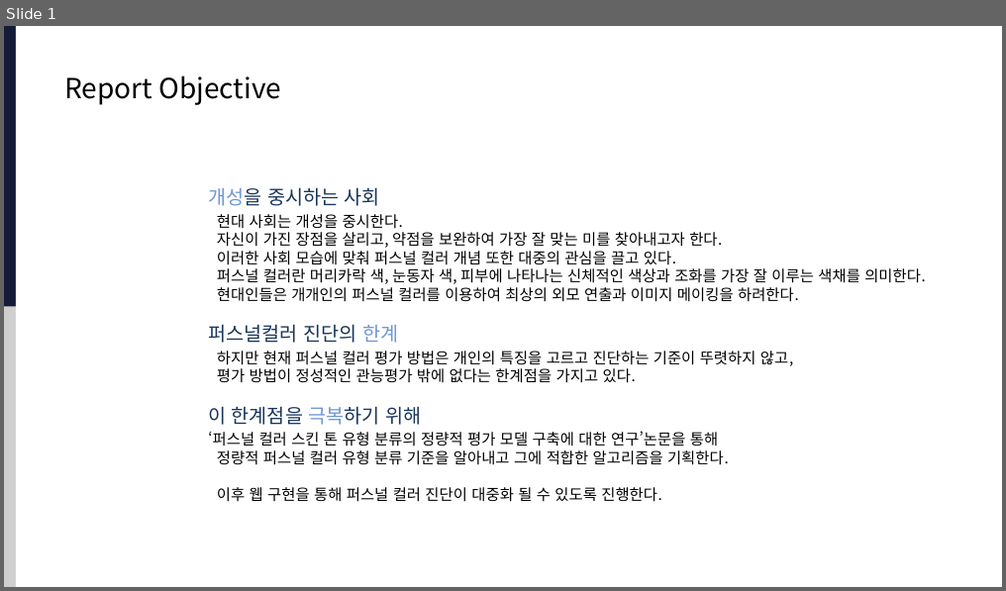
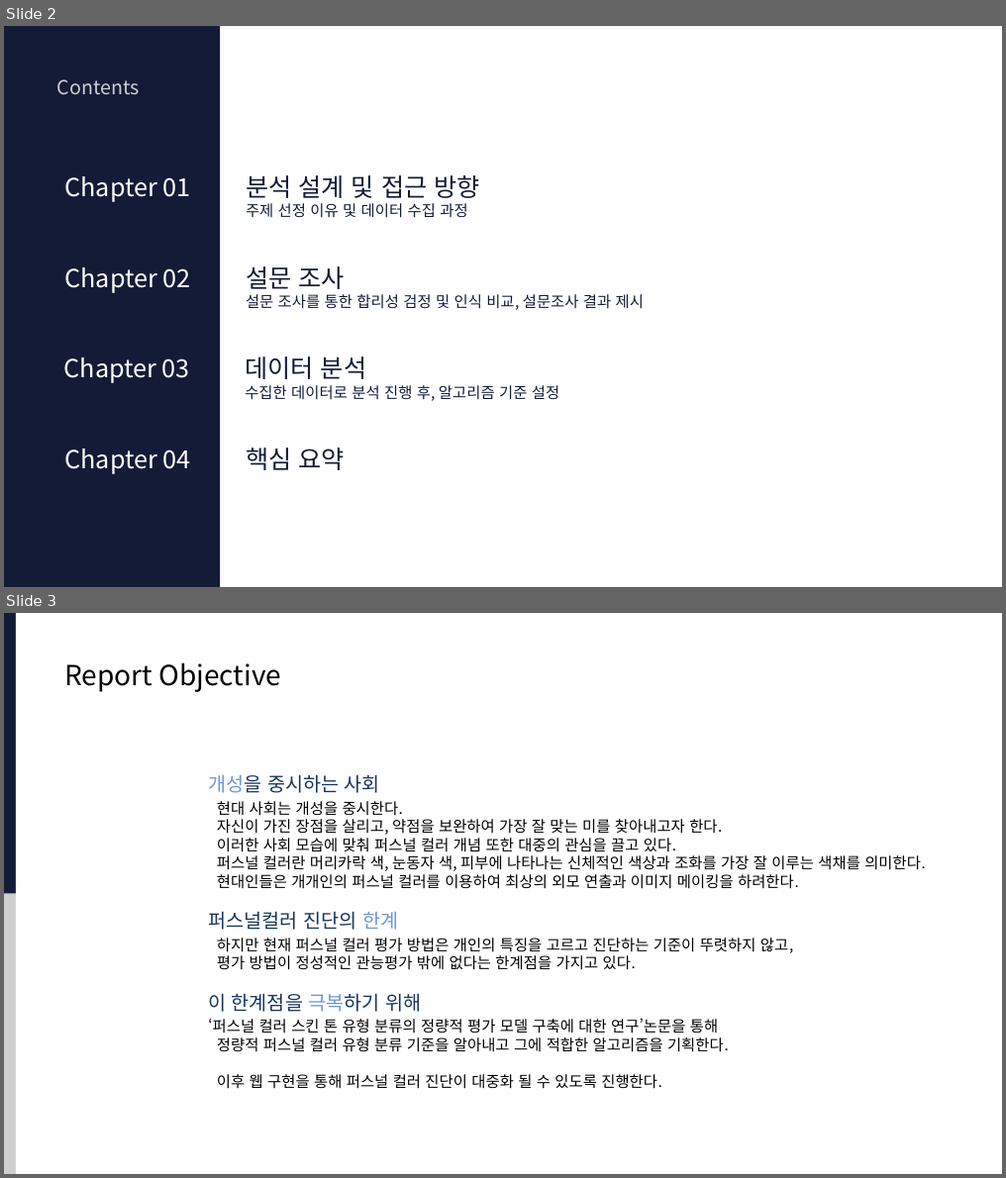
Before and after one commit to slmteruto/CAI, a slide deck: cys/PersonalColor Analysis Report.pptx. Shown one above the other, each under a label of ours: slide 1 before the commit, slides 2 and 3 after it. The pictures are 1006x591 and 1006x1178 pixels, drawn with LibreOffice and Linux fonts; fonts in the diff are those of the drawing. Boxes give left, top, right and bottom in pixels: in the first picture for what was removed or moved away, otherwise in the second. Text is boxed around its words. In the diff, an @@ line names an element or a change of style, - is before the commit and + after.

```diff
--- a/cys/PersonalColor Analysis Report.pptx
+++ b/cys/PersonalColor Analysis Report.pptx
@@ slide 2 added at <box>4,26,1002,587</box>, background #FFFFFF @@
@@ rectangle added at <box>4,26,220,586</box>, fill #131B37 @@
@@ text added at <box>57,79,140,95</box>, 14 pt, text #CFCFCF @@
+Contents
@@ text added at <box>64,176,191,202</box>, 18 pt, text #FFFFFF @@
+Chapter 01
@@ text added at <box>246,175,480,218</box>, 11 pt, text #131B37 @@
+분석 설계 및 접근 방향
+주제 선정 이유 및 데이터 수집 과정
@@ text added at <box>64,268,191,293</box>, 18 pt, text #FFFFFF @@
+Chapter 02
@@ text added at <box>246,267,644,310</box>, 11 pt, text #131B37 @@
+설문 조사
+설문 조사를 통한 합리성 검정 및 인식 비교, 설문조사 결과 제시
@@ text added at <box>64,358,190,383</box>, 18 pt, text #FFFFFF @@
+Chapter 03
@@ text added at <box>245,357,559,401</box>, 11 pt, text #131B37 @@
+데이터 분석
+수집한 데이터로 분석 진행 후, 알고리즘 기준 설정
@@ text added at <box>64,449,191,474</box>, 18 pt, text #FFFFFF @@
+Chapter 04
@@ text added at <box>246,448,344,471</box>, 18 pt, text #131B37 @@
+핵심 요약
@@ what was slide 1 is now slide 3 @@
```
Also in this commit, not shown: 5 slides changed, 8 other slides added, 13 slides removed.
